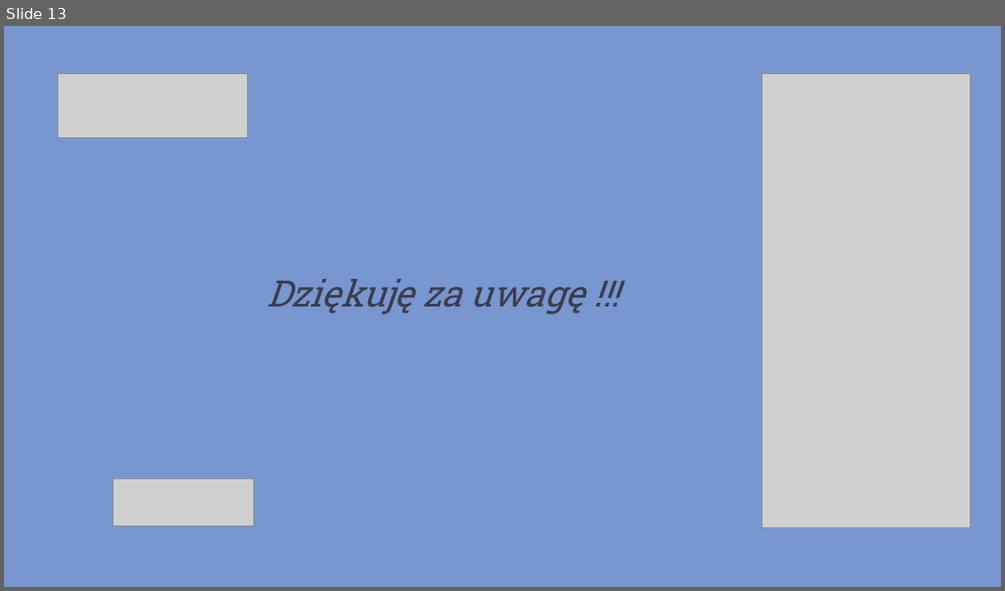
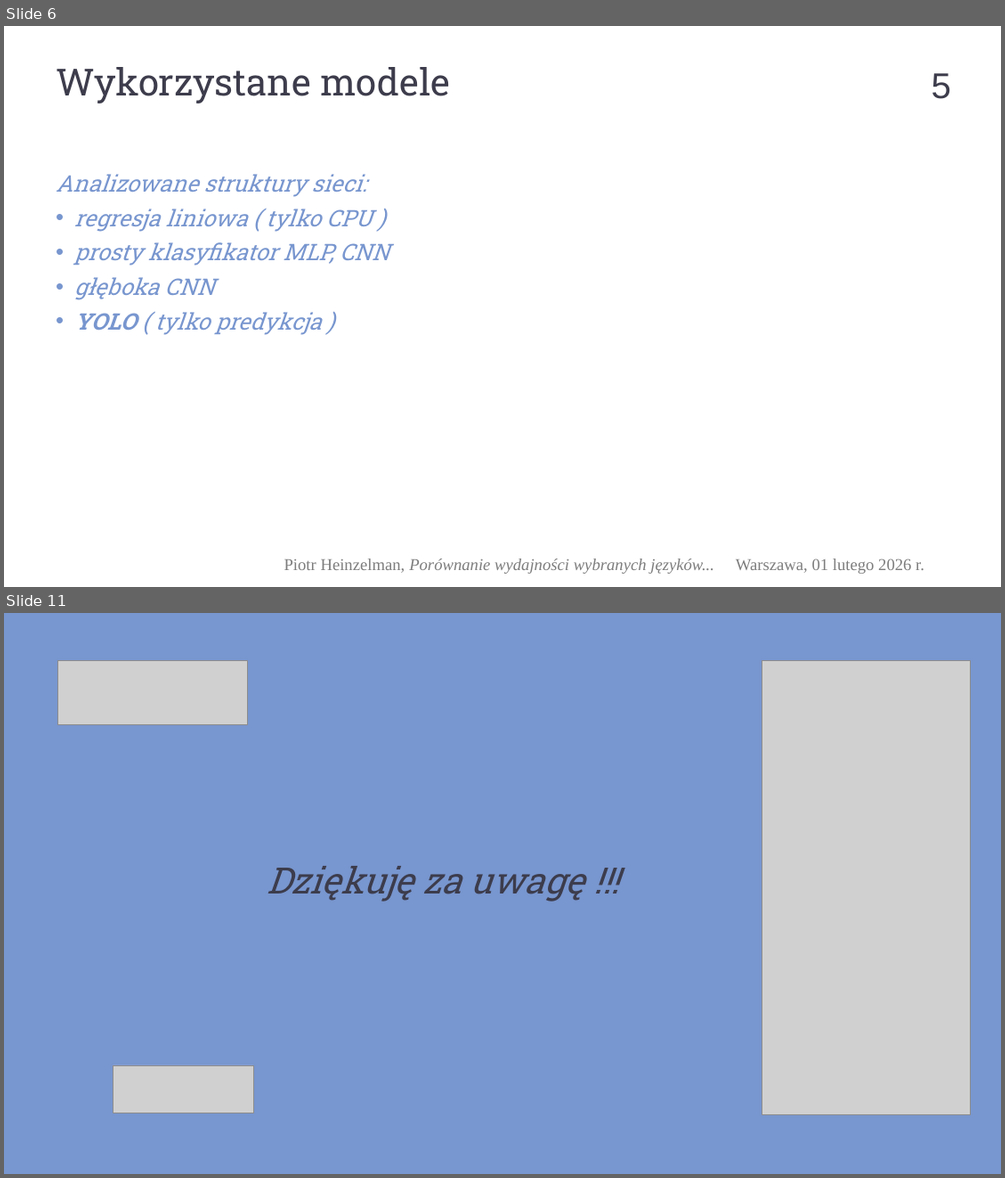
Before and after one commit to piotrHeinzelman/inz, a slide deck: _Prezentacja_/PD_203 Prezentacja_obrona_pracy.pptx. Shown one above the other, each under a label of ours: slide 13 before the commit, slides 6 and 11 after it; the slides between them are not shown. The pictures are 1005x591 and 1005x1178 pixels, drawn with LibreOffice and Linux fonts; fonts in the diff are those of the drawing; grey boxes stand for pictures; background and template pictures are left out. Boxes give left, top, right and bottom in pixels: in the first picture for what was removed or moved away, otherwise in the second. Text is boxed around its words. In the diff, an @@ line names an element or a change of style, - is before the commit and + after.

```diff
--- a/_Prezentacja_/PD_203 Prezentacja_obrona_pracy.pptx
+++ b/_Prezentacja_/PD_203 Prezentacja_obrona_pracy.pptx
@@ slide 6 added at <box>4,26,1001,587</box>, background #FFFFFF @@
@@ text added at <box>56,67,451,103</box>, 72 pt, text #3C3C4C @@
+Wykorzystane modele
@@ page number added at <box>931,73,951,99</box>, 69 pt, text #3C3C4C @@
+5
@@ text added at <box>56,174,389,335</box>, 44 pt, text #7896CF, italic @@
+Analizowane struktury sieci:
+• regresja liniowa ( tylko CPU )
+• prosty klasyfikator MLP, CNN
+• głęboka CNN
+• YOLO ( tylko predykcja )
@@ text added at <box>284,558,714,573</box>, 32 pt, text #7D7D7D, italic @@
+Piotr Heinzelman, Porównanie wydajności wybranych języków...
@@ text added at <box>736,558,924,573</box>, 32 pt, text #7D7D7D @@
+Warszawa, 01 lutego 2026 r.
@@ what was slide 13 is now slide 11 @@
```
Also in this commit, not shown: 3 slides changed, 6 other slides added, 9 slides removed, 19 other files.
